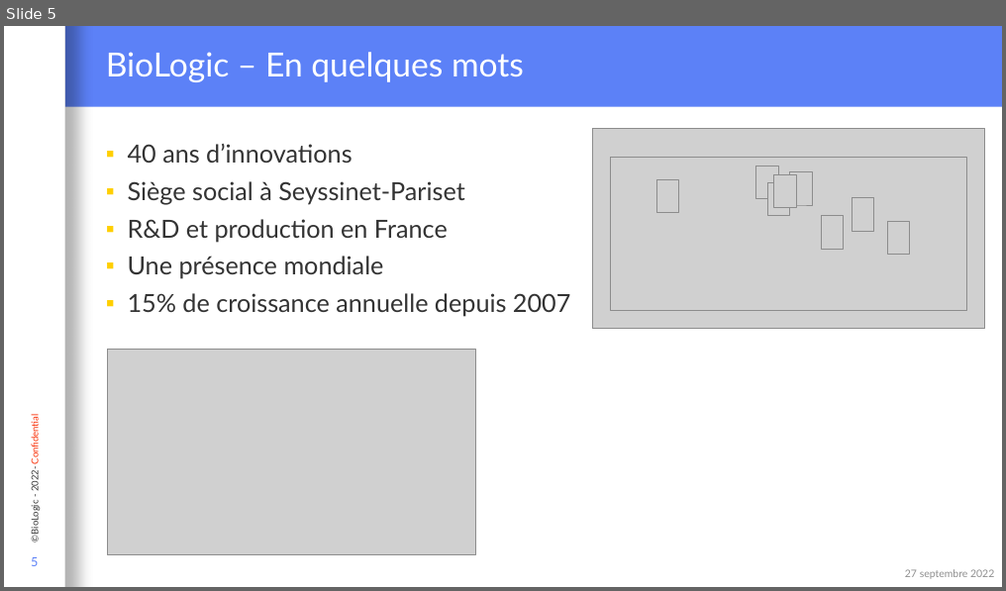
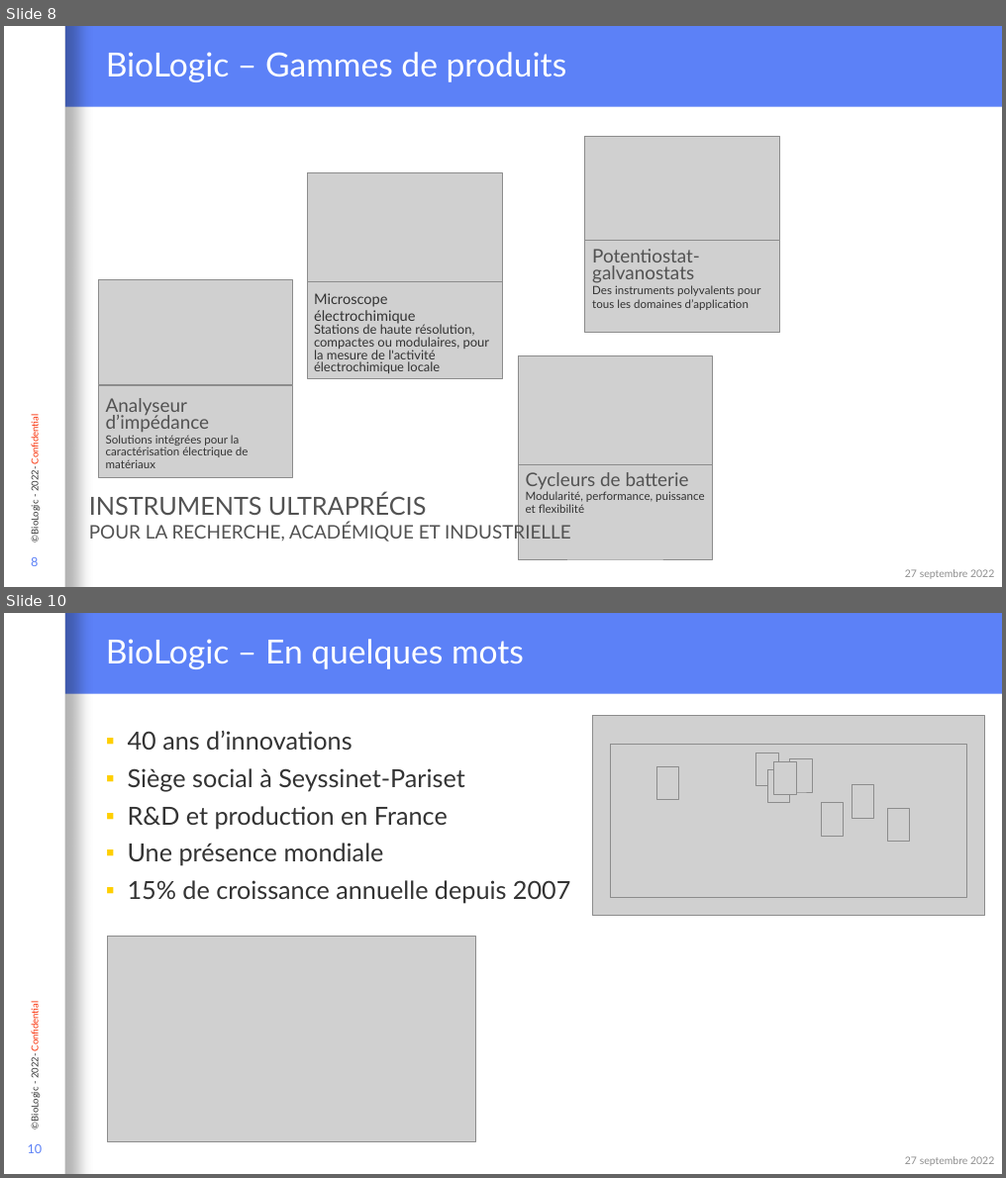
Before and after one commit to Loysse/PostLVUserEvent_Demo, a slide deck: Interaction événementielle entre du code C et LabVIEW.pptx. Shown one above the other, each under a label of ours: slide 5 before the commit, slides 8 and 10 after it; the slides between them are not shown. The pictures are 1006x591 and 1006x1178 pixels, drawn with LibreOffice and Linux fonts; fonts in the diff are those of the drawing; grey boxes stand for pictures; background and template pictures are left out. Boxes give left, top, right and bottom in pixels: in the first picture for what was removed or moved away, otherwise in the second. Text is boxed around its words. In the diff, an @@ line names an element or a change of style, - is before the commit and + after.

Commit message:
MAJ Slide BioLogic

```diff
--- a/Interaction événementielle entre du code C et LabVIEW.pptx
+++ b/Interaction événementielle entre du code C et LabVIEW.pptx
@@ slide 8 added at (4, 26, 1002, 587), background #FFFFFF; not listed: 3 template elements that a slide beside it also shows @@
@@ title added at (106, 52, 567, 82), 32 pt, text #FFFFFF @@
+BioLogic – Gammes de produits
@@ picture added at (585, 137, 780, 246) @@
@@ picture added at (307, 173, 502, 282) @@
@@ picture added at (585, 240, 780, 332) @@
@@ text added at (592, 249, 761, 310), 11 pt, text #333333 @@
+Potentiostat-
+galvanostats
+Des instruments polyvalents pour tous les domaines d’application
@@ picture added at (98, 280, 293, 385) @@
@@ picture added at (307, 282, 502, 378) @@
@@ text added at (314, 293, 490, 373), 12.4 pt, text #333333 @@
+Microscope électrochimique
+Stations de haute résolution, compactes ou modulaires, pour la mesure de l'activité électrochimique locale
@@ picture added at (519, 356, 712, 466) @@
@@ picture added at (98, 386, 293, 477) @@
@@ text added at (106, 398, 249, 469), 11 pt, text #333333 @@
+Analyseur d’impédance
+Solutions intégrées pour la
+caractérisation électrique de
+matériaux
@@ picture added at (519, 459, 712, 560) @@
@@ text added at (89, 493, 571, 543), 18 pt, text #525252 @@
+INSTRUMENTS ULTRAPRÉCIS
+POUR LA RECHERCHE, ACADÉMIQUE ET INDUSTRIELLE
@@ text added at (526, 472, 704, 513), 11 pt, text #333333 @@
+Cycleurs de batterie
+Modularité, performance, puissance et flexibilité
@@ page number added at (31, 558, 38, 567), 12 pt, text #5C81F7 @@
+8
@@ text added at (905, 570, 994, 579), 10 pt, text #8F8F8F @@
+27 septembre 2022
@@ what was slide 5 is now slide 10 @@
@@ page number at (28, 1145, 43, 1154): text changed @@
-5
+10
```
Also in this commit, not shown: 3 slides changed, 5 other slides added.
